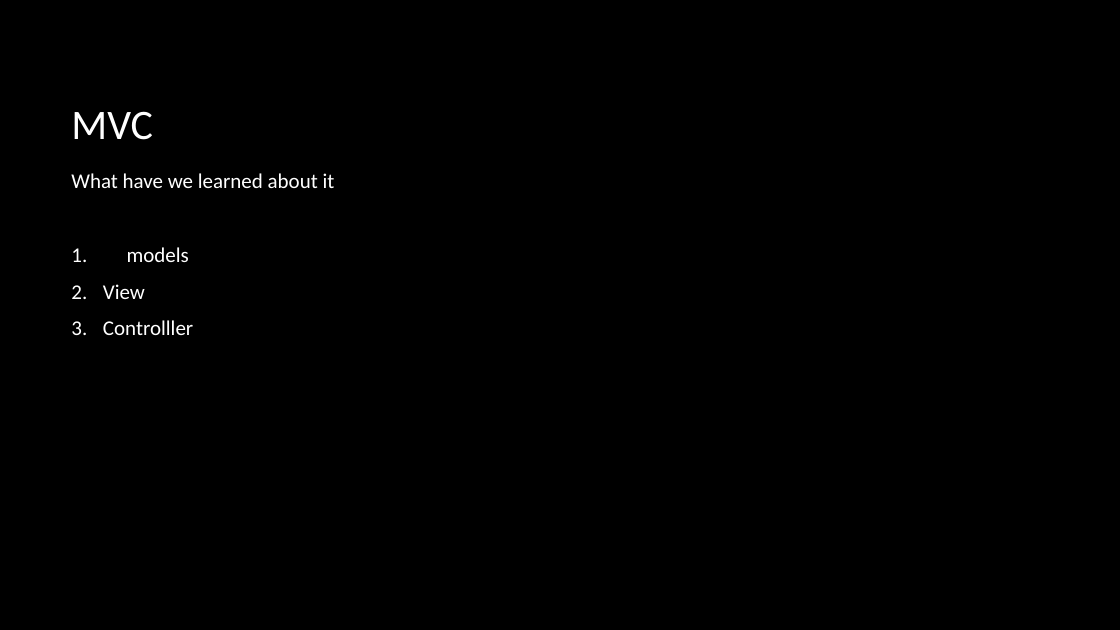
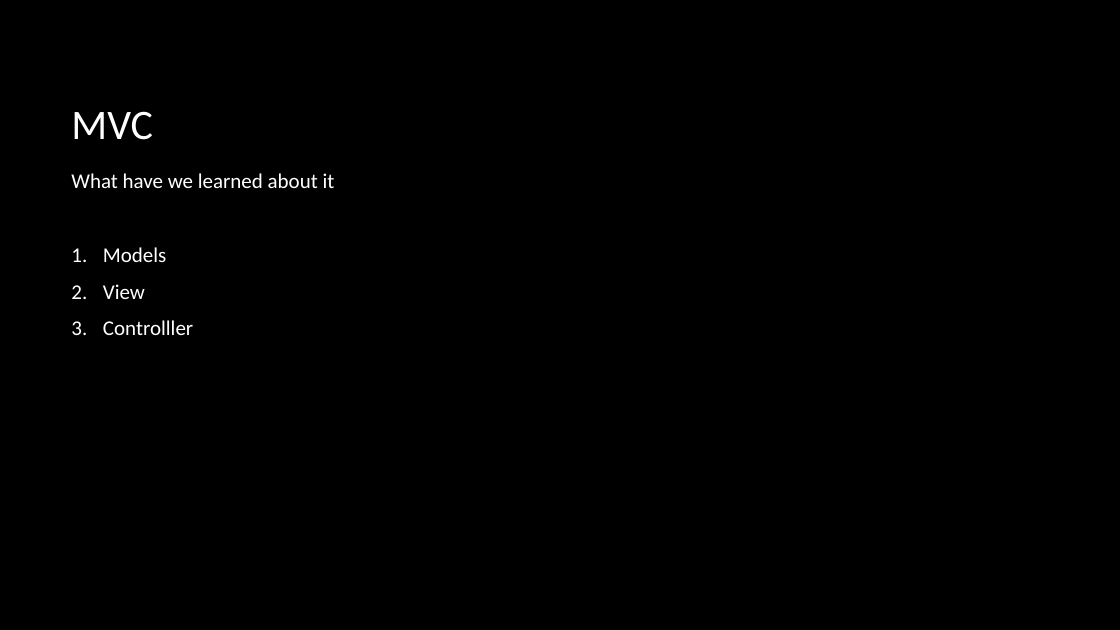
Before and after one commit to KBarros2014/TEAMB, a slide deck: slide 5 of site/documents/Final Presentation/final presentation.pptx. Drawn at 1120x630 pixels with LibreOffice and Linux fonts; fonts in the diff are those of the drawing; background and template pictures are left out. Boxes give left, top, right and bottom in pixels: in the first picture for what was removed or moved away, otherwise in the second. Text is boxed around its words. In the diff, an @@ line names an element or a change of style, - is before the commit and + after.

```diff
--- a/site/documents/Final Presentation/final presentation.pptx
+++ b/site/documents/Final Presentation/final presentation.pptx
@@ text at (x1=103, y1=247, x2=166, y2=262): text changed @@
-1. models
+1. Models
```
Also in this commit, not shown: 1 other slide changed, 4 slides added, 1 slide removed.
